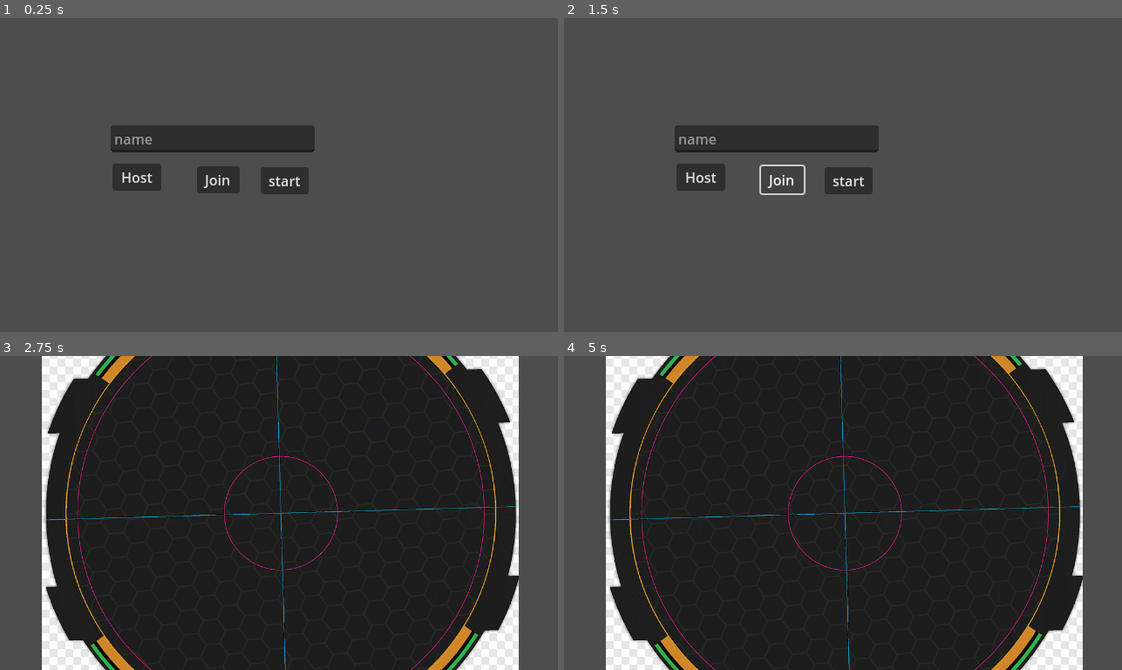
Above: before the commit, frames 1-4 (two rows, left to right).
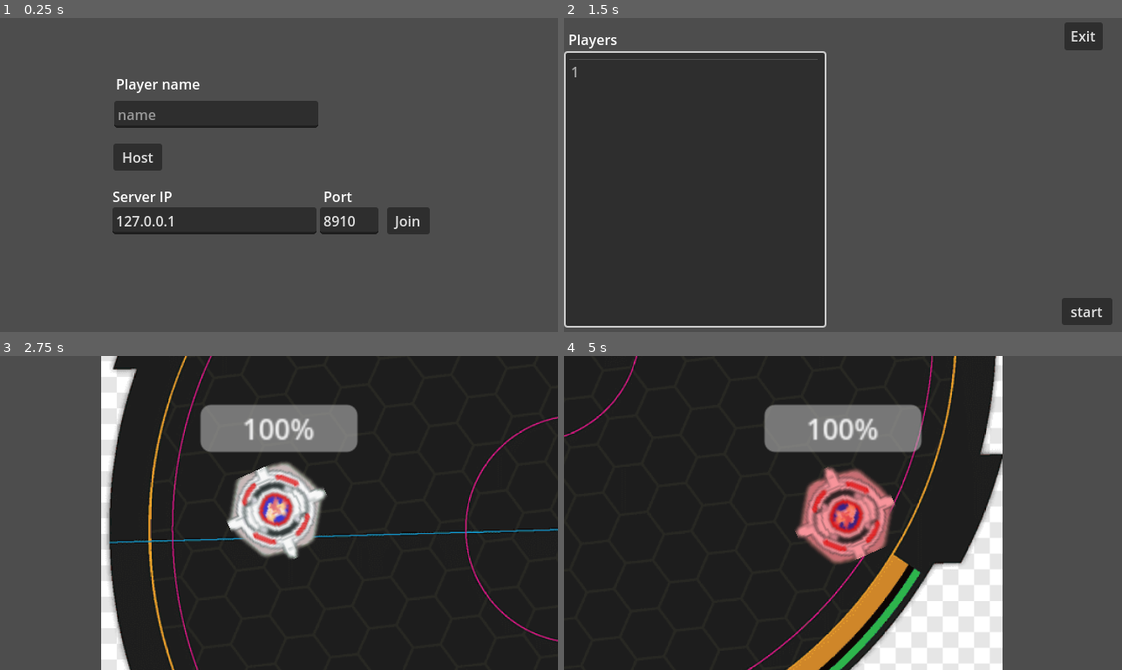
Above: after the commit, the same moments.

Repository: salimHarthi/Beyblade
Game: Godot game, scene res://multiplayer/control.tscn
Same seed, same stepped clock (60 frames per second), same inputs: the game is played once before the commit and once after it. Before the commit the project has no main scene; this scene is started directly in both runs.
Inputs (mouse positions are in pixels of both pictures, inside the frame that each line leads up to):
- Up to frame 1 (0.25 s): no input
- Up to frame 2 (1.5 s): click "Host" at 0.5 s; click (781, 181) at 1.25 s, where only the run before the commit has a clickable "Join"
- Up to frame 3 (2.75 s): click "start" at 2 s
- Up to frame 4 (5 s): hold Right (move_right) 2.78-3.53 s; tap Ctrl (super_state) at 2.85, 3.8, 4.35 s; hold Down (move_down) 3.53-4.28 s; tap Space (dash) at 3.6 s; hold Right (move_right) from 4.28 s (still down)

The runs differ from the first frame. In frame 1, 13% of the frame differs, in the area x 19-78%, y 19-69%; in frame 2, 41%; in frame 3, 35%; in frame 4, 47%, in the area x 0-93%, y 0-100%.
Error before the commit: Cannot call method 'compress' on a null value. (res://multiplayer/mutiplayerContorller.gd:42)

Commit message:
done with multypleyer screan

Diff:
--- a/bayblade/byblade.gd
+++ b/bayblade/byblade.gd
@@ -37,6 +37,9 @@
 	for i in GameManager.Players:
 		if(multiplayer.get_unique_id() !=i):
 			PlayersArray.append(str(i))
+		if name== str(i):
+			$playerName.text = GameManager.Players[i].name
+
 
 
 func _physics_process(delta: float) -> void:
--- a/bayblade/byblade.tscn
+++ b/bayblade/byblade.tscn
@@ -8,7 +8,7 @@
 [ext_resource type="Script" path="res://scripts/hurtBox.gd" id="6_4uv4v"]
 
 [sub_resource type="CircleShape2D" id="CircleShape2D_td6v4"]
-radius = 29.0172
+radius = 24.5153
 
 [sub_resource type="SceneReplicationConfig" id="SceneReplicationConfig_pwylm"]
 properties/0/path = NodePath(".:position")
@@ -22,24 +22,7 @@
 properties/2/replication_mode = 1
 
 [sub_resource type="CircleShape2D" id="CircleShape2D_8dhfv"]
-radius = 32.5576
-
-[sub_resource type="Animation" id="Animation_kcjbd"]
-resource_name = "super_state"
-length = 0.5
-loop_mode = 1
-tracks/0/type = "value"
-tracks/0/imported = false
-tracks/0/enabled = true
-tracks/0/path = NodePath("Sprite2D:modulate")
-tracks/0/interp = 1
-tracks/0/loop_wrap = true
-tracks/0/keys = {
-"times": PackedFloat32Array(0, 0.2, 0.5),
-"transitions": PackedFloat32Array(1, 1, 1),
-"update": 0,
-"values": [Color(1, 0.831373, 0.831373, 1), Color(1, 0.431373, 0.47451, 1), Color(1, 0.831373, 0.831373, 1)]
-}
+radius = 31.0161
 
 [sub_resource type="Animation" id="Animation_mqpr4"]
 length = 0.5
@@ -72,6 +55,23 @@
 "values": [Color(1, 1, 1, 1)]
 }
 
+[sub_resource type="Animation" id="Animation_kcjbd"]
+resource_name = "super_state"
+length = 0.5
+loop_mode = 1
+tracks/0/type = "value"
+tracks/0/imported = false
+tracks/0/enabled = true
+tracks/0/path = NodePath("Sprite2D:modulate")
+tracks/0/interp = 1
+tracks/0/loop_wrap = true
+tracks/0/keys = {
+"times": PackedFloat32Array(0, 0.2, 0.5),
+"transitions": PackedFloat32Array(1, 1, 1),
+"update": 0,
+"values": [Color(1, 0.831373, 0.831373, 1), Color(1, 0.431373, 0.47451, 1), Color(1, 0.831373, 0.831373, 1)]
+}
+
 [sub_resource type="AnimationLibrary" id="AnimationLibrary_sxug5"]
 _data = {
 "RESET": SubResource("Animation_mqpr4"),
@@ -79,7 +79,7 @@
 "super_state": SubResource("Animation_kcjbd")
 }
 
-[node name="Byblade" type="CharacterBody2D"]
+[node name="Byblade" type="CharacterBody2D" groups=["player"]]
 script = ExtResource("1_hpstw")
 
 [node name="Sprite2D" type="Sprite2D" parent="."]
@@ -90,7 +90,6 @@
 script = ExtResource("2_keg4l")
 
 [node name="CollisionShape2D" type="CollisionShape2D" parent="."]
-visible = false
 shape = SubResource("CircleShape2D_td6v4")
 
 [node name="DashTimer" type="Timer" parent="."]
@@ -120,7 +119,6 @@
 replication_config = SubResource("SceneReplicationConfig_pwylm")
 
 [node name="HurtBox" type="Area2D" parent="."]
-visible = false
 script = ExtResource("6_4uv4v")
 
 [node name="CollisionShape2D" type="CollisionShape2D" parent="HurtBox"]
@@ -131,5 +129,12 @@
 "": SubResource("AnimationLibrary_sxug5")
 }
 
+[node name="playerName" type="Label" parent="."]
+offset_left = -20.0
+offset_top = -86.0
+offset_right = 20.0
+offset_bottom = -63.0
+horizontal_alignment = 1
+
 [connection signal="timeout" from="DashTimer" to="." method="_on_dash_timer_timeout"]
 [connection signal="timeout" from="SuperState" to="." method="_on_super_state_timeout"]
--- a/multiplayer/control.tscn
+++ b/multiplayer/control.tscn
@@ -11,37 +11,75 @@
 grow_vertical = 2
 script = ExtResource("1_3t050")
 
+[node name="serverIp" type="LineEdit" parent="."]
+offset_left = 129.0
+offset_top = 217.0
+offset_right = 363.0
+offset_bottom = 248.0
+text = "127.0.0.1"
+placeholder_text = "Ip address"
+
+[node name="Label3" type="Label" parent="serverIp"]
+offset_top = -24.0
+offset_right = 97.0
+offset_bottom = -1.0
+text = "Server IP"
+
 [node name="Host" type="Button" parent="."]
 layout_mode = 0
-offset_left = 129.0
-offset_top = 167.0
-offset_right = 185.0
-offset_bottom = 198.0
+offset_left = 130.0
+offset_top = 144.0
+offset_right = 186.0
+offset_bottom = 175.0
 text = "Host"
 
 [node name="Join" type="Button" parent="."]
 layout_mode = 0
-offset_left = 226.0
-offset_top = 170.0
-offset_right = 275.0
-offset_bottom = 201.0
+offset_left = 444.0
+offset_top = 217.0
+offset_right = 493.0
+offset_bottom = 248.0
 text = "Join"
 
 [node name="Start" type="Button" parent="."]
+visible = false
 layout_mode = 0
-offset_left = 299.0
-offset_top = 171.0
-offset_right = 354.0
-offset_bottom = 202.0
+offset_left = 205.0
+offset_top = 137.0
+offset_right = 260.0
+offset_bottom = 168.0
 text = "start"
 
 [node name="LineEdit" type="LineEdit" parent="."]
 layout_mode = 0
-offset_left = 127.0
-offset_top = 123.0
-offset_right = 361.0
-offset_bottom = 154.0
+offset_left = 131.0
+offset_top = 95.0
+offset_right = 365.0
+offset_bottom = 126.0
 placeholder_text = "name"
+
+[node name="Label" type="Label" parent="LineEdit"]
+layout_mode = 0
+offset_left = 2.0
+offset_top = -31.0
+offset_right = 99.0
+offset_bottom = -8.0
+text = "Player name"
+
+[node name="port" type="LineEdit" parent="."]
+offset_left = 367.0
+offset_top = 217.0
+offset_right = 434.063
+offset_bottom = 248.0
+text = "8910"
+placeholder_text = "name"
+
+[node name="Label2" type="Label" parent="port"]
+offset_left = 4.0
+offset_top = -24.0
+offset_right = 101.0
+offset_bottom = -1.0
+text = "Port"
 
 [connection signal="button_down" from="Host" to="." method="_on_host_button_down"]
 [connection signal="button_down" from="Join" to="." method="_on_join_button_down"]
--- a/multiplayer/gameManager.gd
+++ b/multiplayer/gameManager.gd
@@ -1,3 +1,5 @@
 extends Node
 
 var Players = {}
+
+signal on_start_the_Game
--- /dev/null
+++ b/multiplayer/lobby.gd
@@ -0,0 +1,31 @@
+extends Control
+
+
+func _ready() -> void:
+	GameManager.on_start_the_Game.connect(_on_start_button_down)
+	multiplayer.peer_connected.connect(playerConnected)
+	multiplayer.peer_disconnected.connect(playerdisconnected)
+	$ItemList.add_item(str(multiplayer.get_unique_id()))
+
+
+func playerConnected(id):
+	$ItemList.add_item(str(id))
+	print("playerConnected ",id)
+
+func playerdisconnected(id):
+	for i in $ItemList.get_item_count():
+		if $ItemList.get_item_text(i) == str(id):
+			$ItemList.remove_item(i)
+	print("player disconnected ",id)
+
+
+func _on_start_button_down() -> void:
+	startGame.rpc()
+	queue_free()
+	pass # Replace with function body.
+
+@rpc("any_peer","call_local")
+func startGame():
+	var scene = load("res://levels/battle_level.tscn").instantiate()
+	get_tree().root.add_child(scene)
+	self.hide()
--- /dev/null
+++ b/multiplayer/lobby.tscn
@@ -0,0 +1,47 @@
+[gd_scene load_steps=2 format=3 uid="uid://dlqjbu16dv0r6"]
+
+[ext_resource type="Script" path="res://multiplayer/lobby.gd" id="1_mls21"]
+
+[node name="lobby" type="Control"]
+layout_mode = 3
+anchors_preset = 15
+anchor_right = 1.0
+anchor_bottom = 1.0
+grow_horizontal = 2
+grow_vertical = 2
+script = ExtResource("1_mls21")
+
+[node name="leave" type="Button" parent="."]
+layout_mode = 0
+offset_left = 574.0
+offset_top = 5.0
+offset_right = 618.0
+offset_bottom = 37.0
+text = "Exit"
+
+[node name="ItemList" type="ItemList" parent="."]
+layout_mode = 0
+offset_left = 2.0
+offset_top = 40.0
+offset_right = 299.0
+offset_bottom = 353.0
+item_count = 1
+item_0/text = ""
+
+[node name="Label" type="Label" parent="."]
+layout_mode = 0
+offset_left = 5.0
+offset_top = 13.0
+offset_right = 62.0
+offset_bottom = 36.0
+text = "Players"
+
+[node name="start" type="Button" parent="."]
+layout_mode = 0
+offset_left = 571.0
+offset_top = 321.0
+offset_right = 629.0
+offset_bottom = 352.0
+text = "start"
+
+[connection signal="button_down" from="start" to="." method="_on_start_button_down"]
--- a/multiplayer/mutiplayerContorller.gd
+++ b/multiplayer/mutiplayerContorller.gd
@@ -1,13 +1,17 @@
 extends Control
 
-var address = "127.0.0.1"
+var address = ""
 var port = 8910
 var peer:ENetMultiplayerPeer
 func _ready() -> void:
+
 	multiplayer.peer_connected.connect(playerConnected)
 	multiplayer.peer_disconnected.connect(playerdisconnected)
 	multiplayer.connected_to_server.connect(playerToserver)
 	multiplayer.connection_failed.connect(connectionFaild)
+	if "--server" in OS.get_cmdline_args():
+		hostGame()
+
 
 @rpc("any_peer")
 func sendPlayerInfo(name,id):
@@ -25,7 +29,8 @@
 	get_tree().root.add_child(scene)
 	self.hide()
 
-func _on_host_button_down() -> void:
+
+func hostGame():
 	peer = ENetMultiplayerPeer.new()
 	var error =peer.create_server(port,2)
 	if error != OK:
@@ -34,13 +39,25 @@
 	peer.get_host().compress(ENetConnection.COMPRESS_RANGE_CODER)
 	multiplayer.set_multiplayer_peer(peer)
 	print("waiting for players")
+
+func _on_host_button_down() -> void:
+	hostGame()
+	var scene = load("res://multiplayer/lobby.tscn").instantiate()
+	get_tree().root.add_child(scene)
+	self.hide()
 	sendPlayerInfo($LineEdit.text,multiplayer.get_unique_id())
 
 func _on_join_button_down() -> void:
+	address = $serverIp.text
+	port = int($port.text)
 	peer = ENetMultiplayerPeer.new()
 	peer.create_client(address,port)
 	peer.get_host().compress(ENetConnection.COMPRESS_RANGE_CODER)
 	multiplayer.set_multiplayer_peer(peer)
+	var scene = load("res://multiplayer/lobby.tscn").instantiate()
+	get_tree().root.add_child(scene)
+	self.hide()
+
 
 
 
@@ -53,6 +70,11 @@
 
 func playerdisconnected(id):
 	print("player disconnected ",id)
+	GameManager.Players.erase(id)
+	var players = get_tree().get_nodes_in_group('player')
+	for i in players:
+		if i.name == str(id):
+			i.queue_free()
 
 func playerToserver():
 	print("connected to server")
--- a/project.godot
+++ b/project.godot
@@ -11,6 +11,7 @@
 [application]
 
 config/name="Beyblade"
+run/main_scene="res://multiplayer/control.tscn"
 config/features=PackedStringArray("4.2", "GL Compatibility")
 config/icon="res://icon.svg"
 
Not shown, added: export_presets.cfg
